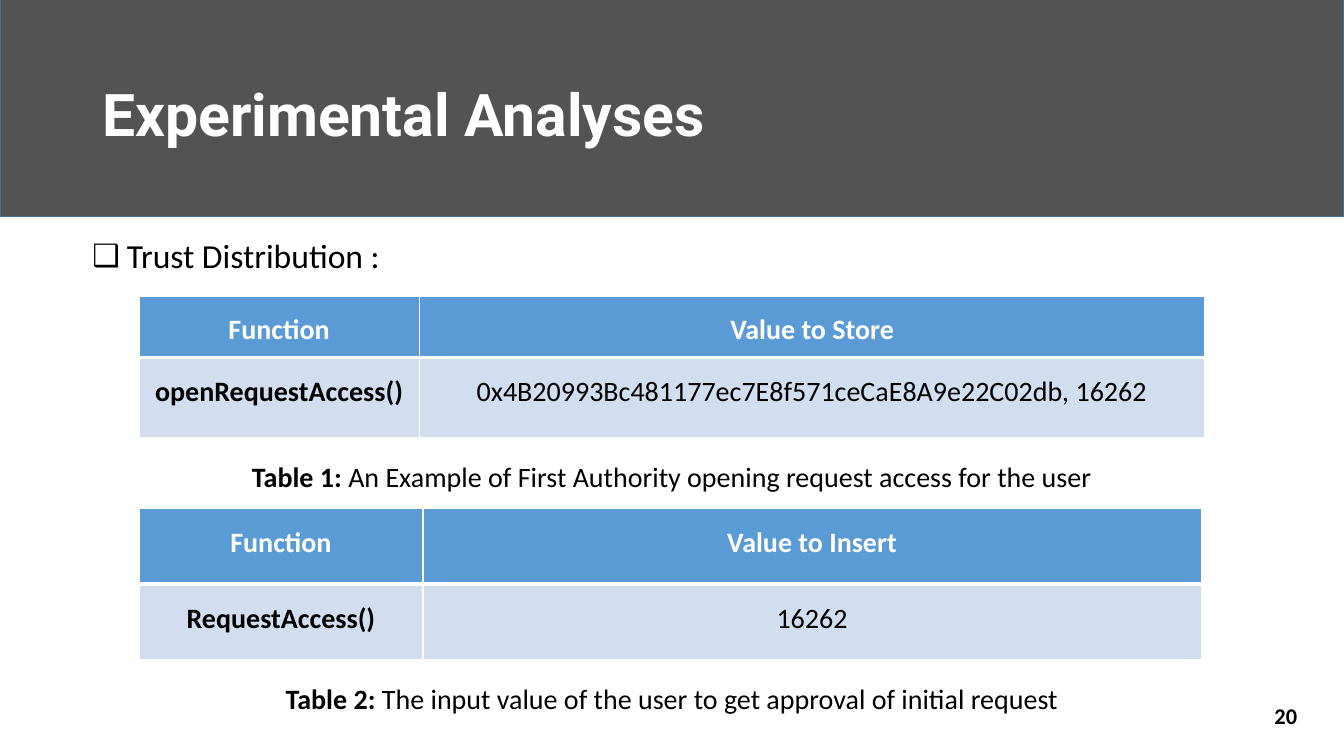
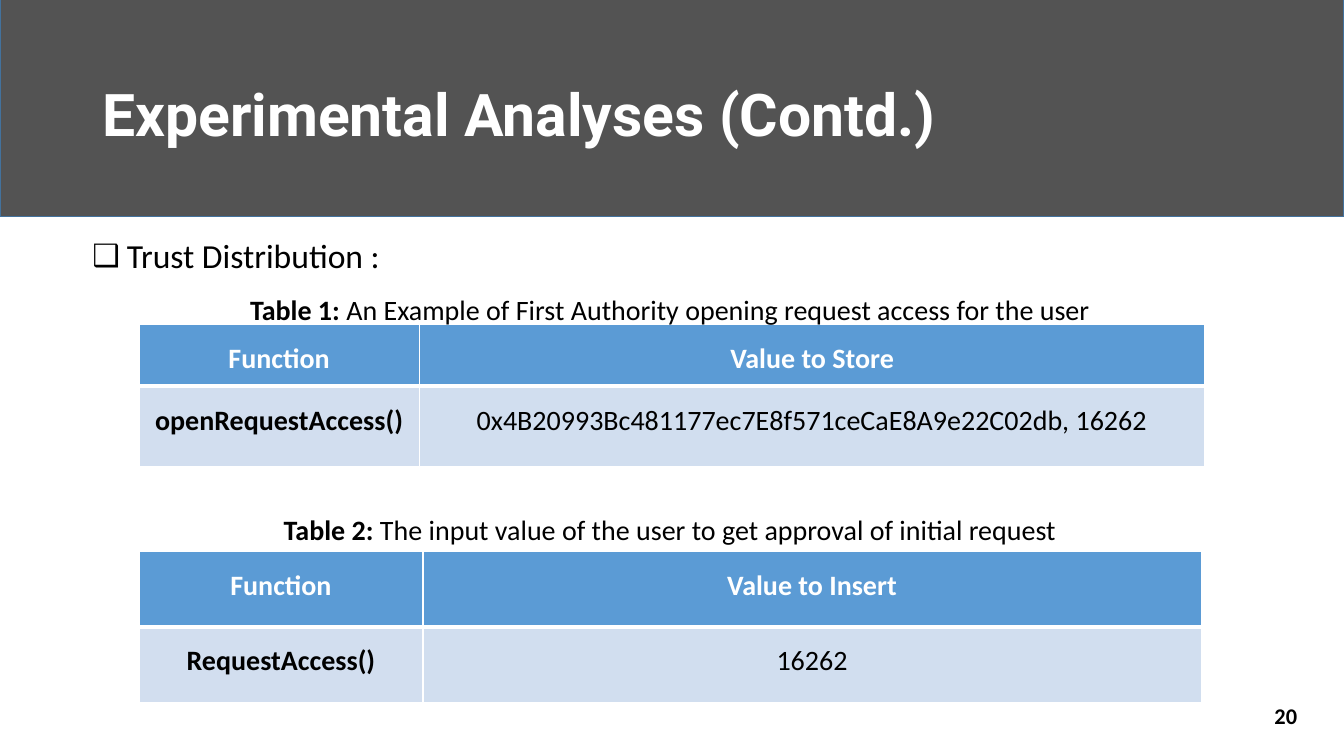
Before and after one commit to Nafi-13/Thesis, a slide deck: slide 20 of 1707013.pptx. Drawn at 1344x756 pixels with LibreOffice and Linux fonts; fonts in the diff are those of the drawing. Boxes give left, top, right and bottom in pixels: in the first picture for what was removed or moved away, otherwise in the second. Text is boxed around its words. In the diff, an @@ line names an element or a change of style, - is before the commit and + after.

```diff
--- a/1707013.pptx
+++ b/1707013.pptx
@@ title at [102, 90, 935, 149]: text changed @@
-Experimental Analyses
+Experimental Analyses (Contd.)
@@ text "Table 1: An Example of ...": place and size @@
-text "Table 1: An Example of ..." at [252, 467, 1091, 492]
+text "Table 1: An Example of ..." at [250, 300, 1089, 327]
@@ table: place and size @@
-table at [139, 296, 1206, 438]
+table at [139, 325, 1206, 466]
@@ text "Table 2: The input value ...": place and size @@
-text "Table 2: The input value ..." at [286, 689, 1058, 714]
+text "Table 2: The input value ..." at [284, 520, 1056, 545]
@@ table: place and size @@
-table at [139, 509, 1202, 660]
+table at [139, 552, 1202, 703]
```
Also in this commit, not shown: 14 other slides changed, 1 other file.
